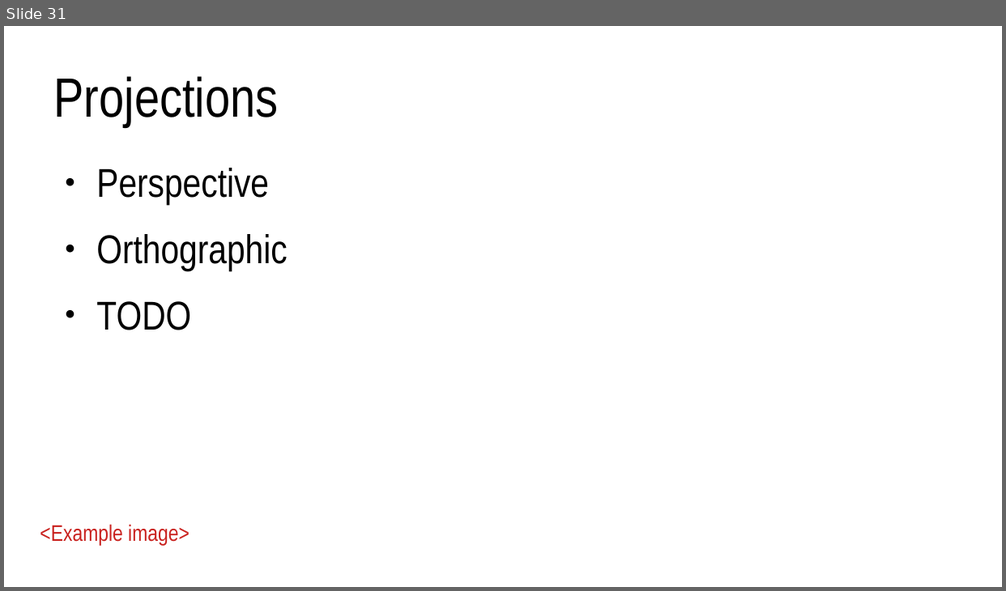
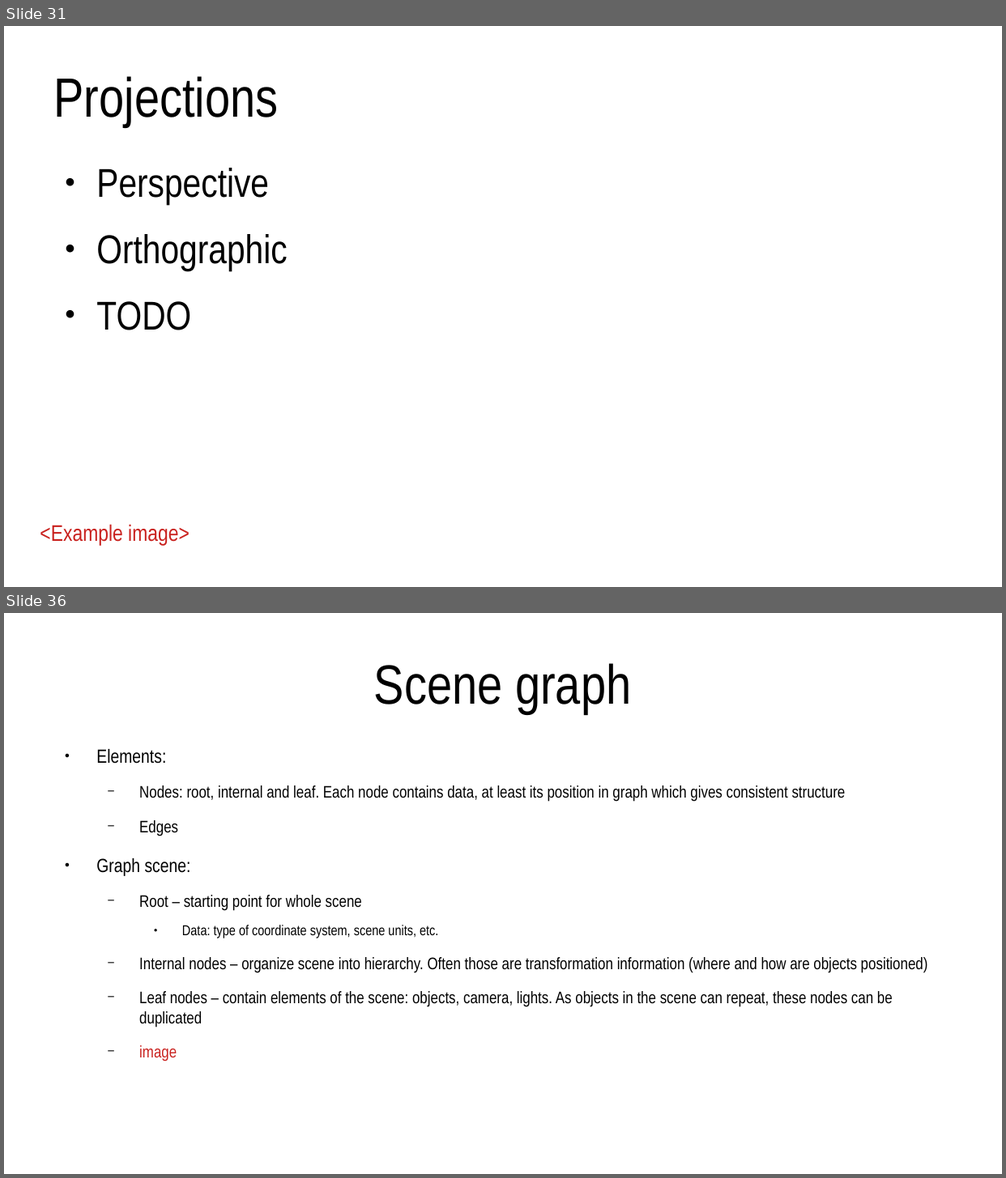
Before and after one commit to lorentzo/IntroductionToComputerGraphics, a slide deck: lectures/3_foundations_3d_scene/3_5_transformations.odp. Shown one above the other, each under a label of ours: slide 31 before the commit, slides 31 and 36 after it; the slides between them are not shown. The pictures are 1006x591 and 1006x1178 pixels, drawn with LibreOffice and Linux fonts; fonts in the diff are those of the drawing. Boxes give left, top, right and bottom in pixels: in the first picture for what was removed or moved away, otherwise in the second. Text is boxed around its words. In the diff, an @@ line names an element or a change of style, - is before the commit and + after.

Commit message:
3d object

```diff
--- a/lectures/3_foundations_3d_scene/3_5_transformations.odp
+++ b/lectures/3_foundations_3d_scene/3_5_transformations.odp
@@ slide 36 added at (4, 613, 1002, 1174), background #FFFFFF @@
@@ title added at (374, 663, 631, 714), 44 pt, text #000000 @@
+Scene graph
@@ text added at (96, 749, 928, 1062), 13.3 pt, text #000000 @@
+● Elements:
+  − Nodes: root, internal and leaf. Each node contains data, at least its position in graph which gives consistent structure
+  − Edges
+● Graph scene:
+  − Root – starting point for whole scene
+    ● Data: type of coordinate system, scene units, etc.
+  − Internal nodes – organize scene into hierarchy. Often those are transformation information (where and how are objects positioned)
+  − Leaf nodes – contain elements of the scene: objects, camera, lights. As objects in the scene can repeat, these nodes can be duplicated
+  − image
```
Also in this commit, not shown: 1 slide changed, 12 other slides added, 4 other files.
